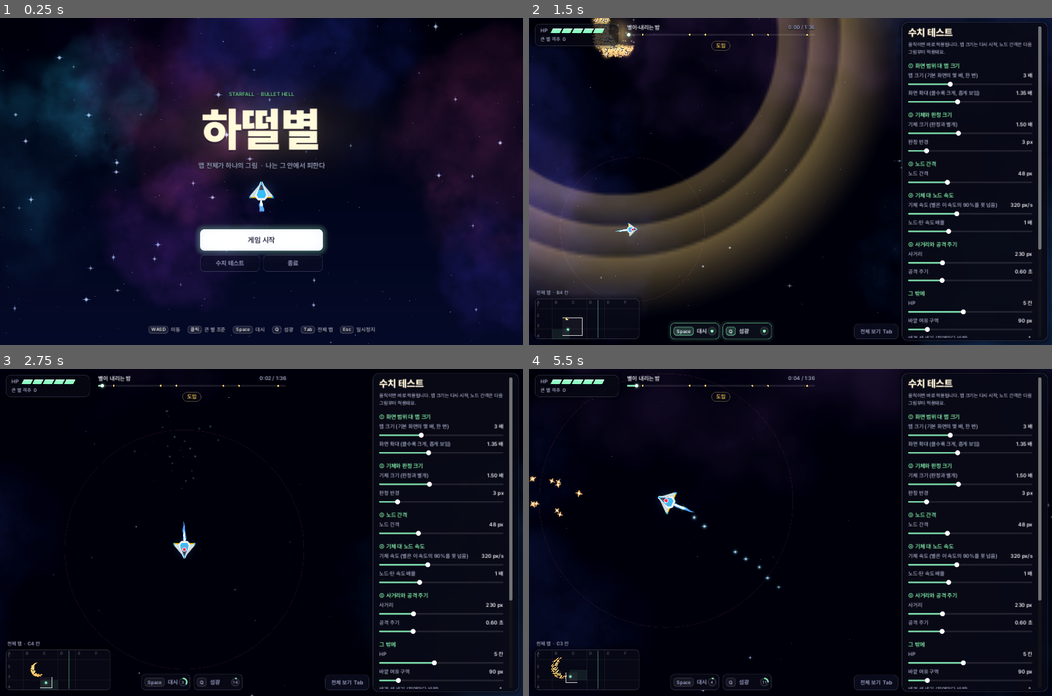
Above: before the commit, frames 1-4 (two rows, left to right).
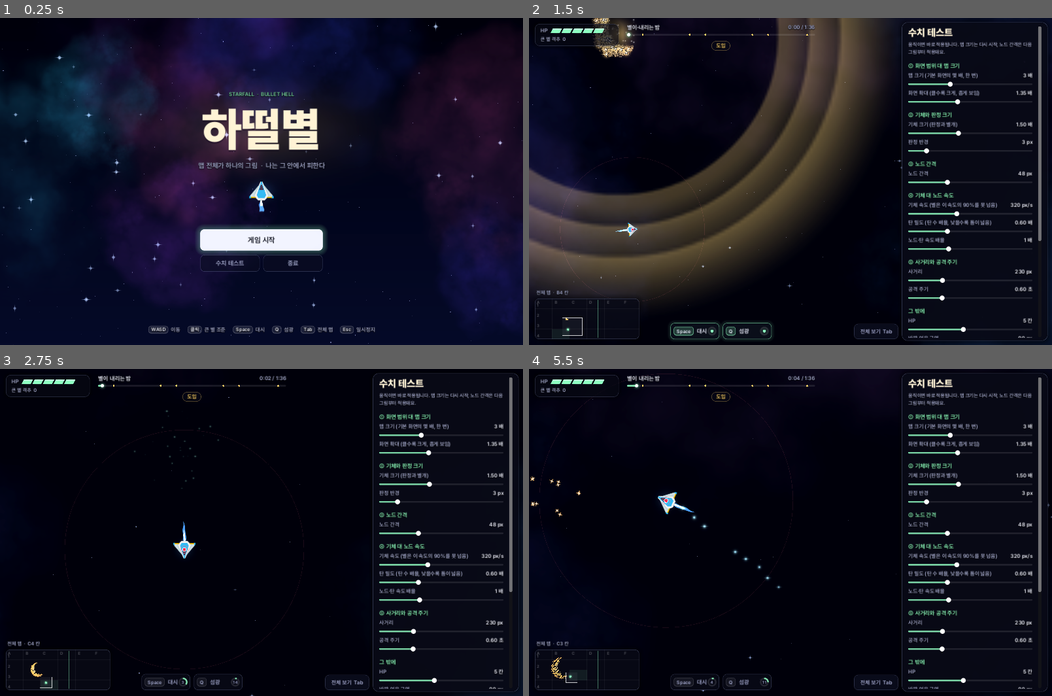
Above: after the commit, the same moments.

Repository: kokotu0/hanulbyul
Game: Godot game, scene res://scenes/menu.tscn
The game is run twice, just before and just after one commit, with the same random seed, the same clock (stepped at 60 frames per second) and the same inputs. Sound files missing from this copy of the repository are replaced by a short silence.
Inputs (mouse positions are in pixels of both pictures, inside the frame that each line leads up to):
- Up to frame 1 (0.25 s): no input
- Up to frame 2 (1.5 s): click "수치 테스트" at 0.5 s; tap Enter at 1.25 s; move the mouse to (905, 165) at 1.27 s; hold D from 1.28 s (still down); tap Tab at 1.35 s; click (905, 165) at 1.42 s
- Up to frame 3 (2.75 s): tap Space at 1.52, 2.27 s; move the mouse to (156, 548) at 2.02 s; release D at 2.03 s; hold S from 2.03 s (still down); tap Q at 2.1 s
- Up to frame 4 (5.5 s): move the mouse to (842, 460) at 2.77 s; release S at 2.78 s; hold D 2.78-3.53 s; tap Tab at 2.85, 4.35 s; move the mouse to (764, 597) at 3.52 s; hold W 3.53-4.28 s; tap Q at 3.6, 5.1 s; click (764, 597) at 3.67 s; tap Space at 3.77, 4.52, 5.27 s; move the mouse to (947, 581) at 4.27 s; hold A from 4.28 s (still down); move the mouse to (633, 483) at 5.02 s

The runs differ from the first frame. In frame 2, 2.1% of the frame differs, in the area x 0-98%, y 0-98%; in frame 3, 1.4%; in frame 4, 1.5%.

Commit message:
탄 간격 넓히기, 화면 덜 요란하게
- 탄 밀도 슬라이더(기본 0.6): 나선·고리·발톱·스냅 탄 수 줄임, 빔 탄 줄임, 탄 판정 4.0
- 탄 꼬리 제거, 빛 번짐과 그림 별 밝기 낮춤, 장면 배경 채도 낮춤, 탄 색 부드럽게

Co-Authored-By: Claude Opus 5.5 <noreply@anthropic.com>
Claude-Session: https://claude.ai/code/session_018YyqSgd4yrVoHE6XEXiyUC

Diff:
--- a/scripts/game.gd
+++ b/scripts/game.gd
@@ -17,7 +17,7 @@
 const BULLET_CORE := 3.0
 const BIG_CORE := 8.0
 ## 날아오는 탄의 판정 반지름. 보이는 몸통 크기와 같다.
-const SHOT_CORE := 4.5
+const SHOT_CORE := 4.0
 const BIG_HP := 2
 const CASCADE_RADIUS := 170.0
 const WARN := 1.2
@@ -26,9 +26,9 @@
 const DRONE_ACCEL := 1500.0
 const MAX_BULLETS := 6000
 ## 날아오는 탄 색. 그림 별 팔레트(금, 살구, 장미, 라벤더, 얼음, 민트, 흰색)와 겹치지 않게 고른다.
-const C_SHOT := Color("ff6b4a")
-const C_WALL := Color("d4ff4f")
-const C_SKILL := Color("ff3f9e")
+const C_SHOT := Color("ff8a5c")
+const C_WALL := Color("c9f26b")
+const C_SKILL := Color("ff5c93")
 const REVIVE_RADIUS := 60.0
 const SHIP_ACCEL := 2600.0
 const SHIP_DECEL := 3200.0
@@ -634,7 +634,7 @@
 			if b.form == f:
 				b.vel += (b.pos - c).normalized() * float(ev.power) * randf_range(0.7, 1.3) * ns
 				b.rush = 1.0
-	var cnt: int = ev.get("ring", 0)
+	var cnt: int = int(ev.get("ring", 0) * Tune.f("density"))
 	for k in ev.get("waves", 1):
 		var a0 := randf() * TAU
 		for i in cnt:
@@ -957,10 +957,12 @@
 		if e.form and e.form.alive:
 			e.center = e.form.center
 		var sp: float = ev.speed * ns
+		var dn := Tune.f("density")
 		match ev.kind:
 			"spiral", "flower":
-				while e.acc > ev.rate:
-					e.acc -= ev.rate
+				var srate: float = ev.rate / maxf(dn, 0.1)
+				while e.acc > srate:
+					e.acc -= srate
 					var arms: int = ev.arms
 					for a in arms:
 						var spin: float = e.t * (1.1 if ev.kind == "spiral" else 0.0) + (sin(e.t * 2.0) * 0.8 if ev.kind == "flower" else 0.0)
@@ -968,11 +970,11 @@
 						_shot(e.center, Vector2.from_angle(an) * sp, C_SHOT)
 			"beams":
 				# 예고선을 따라 굵은 빛줄기
-				while e.acc > 0.05:
-					e.acc -= 0.05
+				while e.acc > 0.09:
+					e.acc -= 0.09
 					for d in ev.dirs:
 						var dir := Vector2.from_angle(d)
-						for side in [-1, 0, 1]:
+						for side in [-1, 1]:
 							_shot(e.center + dir * 60.0 + dir.orthogonal() * side * 14.0, dir * ev.speed * ns, C_SKILL)
 				if e.t > 1.2:
 					e.ev.kind = "done"
@@ -981,8 +983,9 @@
 				var hits: int = e.ev.get("hit", 0)
 				if hits < ev.dirs.size() and e.t >= hits * 0.35:
 					var d: float = ev.dirs[hits]
-					for i in 26:
-						var an := d + (float(i) / 25.0 - 0.5) * 2.1
+					var nclaw := maxi(6, int(26 * dn))
+					for i in nclaw:
+						var an := d + (float(i) / (nclaw - 1) - 0.5) * 2.1
 						_shot(e.center + Vector2.from_angle(an) * 90.0, Vector2.from_angle(an) * ev.speed * ns * (0.85 + 0.15 * sin(i * 0.7)), C_SKILL)
 					e.ev.hit = hits + 1
 			"rings_burst":
@@ -993,8 +996,9 @@
 					var w: int = e.ev.get("hit", 0)
 					if w < ev.dirs.size() and e.t >= w * 0.45:
 						var gap: float = ev.dirs[w]
-						for i in 96:
-							var an := float(i) / 96.0 * TAU
+						var nr := maxi(12, int(96 * dn))
+						for i in nr:
+							var an := float(i) / nr * TAU
 							if absf(wrapf(an - gap, -PI, PI)) < 0.3:
 								continue
 							_shot(e.center, Vector2.from_angle(an) * 170.0 * ns, C_SHOT)
@@ -1003,7 +1007,7 @@
 				while e.acc > ev.rate:
 					e.acc -= ev.rate
 					var gap := randf() * TAU
-					var cnt: int = ev.count
+					var cnt: int = maxi(12, int(ev.count * dn))
 					for i in cnt:
 						var an := float(i) / cnt * TAU
 						if absf(wrapf(an - gap, -PI, PI)) < 0.28:
@@ -1561,13 +1565,13 @@
 		if not vr.has_point(b.pos):
 			continue
 		var free: bool = b.form == null
-		var r := 26.0 if b.big else maxf(b.core * 4.2 if free else 9.0, 3.5 / k)
+		var r := 22.0 if b.big else maxf(b.core * 3.0 if free else 7.0, 3.5 / k)
 		var gc: Color = b.col
 		if free:
-			gc.a = 0.5
+			gc.a = 0.28
 		elif not b.big:
 			# 그림 별은 은은하게, 막 태어난 별은 더 흐리게
-			gc.a = 0.38 * (0.35 if t < b.safe_until else 1.0)
+			gc.a = 0.18 * (0.35 if t < b.safe_until else 1.0)
 		c.draw_texture_rect(glow_tex, Rect2(b.pos - Vector2(r, r), Vector2(r, r) * 2.0), false, gc)
 		if b.big:
 			# 큰 별: 천천히 도는 십자 섬광
@@ -1575,8 +1579,8 @@
 			c.draw_set_transform(b.pos, t * 0.8 + b.ph, Vector2.ONE)
 			c.draw_texture_rect(UI.TEX_BURST, Rect2(-br, -br, br * 2.0, br * 2.0), false, Color(b.col.lerp(Color.WHITE, 0.4), 0.85))
 			c.draw_set_transform(Vector2.ZERO)
-		elif free:
-			# 날아오는 탄: 진행 방향 반대로 빛 꼬리
+		elif free and false:
+			# (꼬리는 화면이 지저분해져서 끔)
 			var sp: float = b.vel.length()
 			if sp > 1.0:
 				var L: float = clampf(sp * 0.09, 6.0, 60.0) + b.core * 2.0
@@ -1728,8 +1732,8 @@
 			continue
 		if b.form != null:
 			# 그림 별: 팔레트 색 반짝이 (작은 판정, 은은하게)
-			var a := 0.85 * (0.4 if t < b.safe_until else 1.0)
-			var sr: float = b.core * 2.1
+			var a := 0.6 * (0.4 if t < b.safe_until else 1.0)
+			var sr: float = b.core * 1.6
 			c.draw_set_transform(b.pos, spin * 0.5 + b.ph, Vector2(sr, sr))
 			c.draw_colored_polygon(_spark, Color(b.col, a))
 			c.draw_set_transform(Vector2.ZERO)
--- a/scripts/track1.gd
+++ b/scripts/track1.gd
@@ -42,11 +42,11 @@
 ## bg: 장면마다 바뀌는 배경색 (테스트 화면의 "배경 색 세기"로 조절, 0이면 늘 검은색)
 const SECTIONS := [
 	{"t": 0.0, "name": "도입", "bg": Color("05060f")},
-	{"t": 8.0, "name": "집결", "bg": Color("0a1030")},
-	{"t": 32.0, "name": "괴수의 그림자", "bg": Color("0c0614")},
-	{"t": 40.0, "name": "결전", "bg": Color("1c0a2c")},
-	{"t": 64.0, "name": "폭풍 전야", "bg": Color("061c26")},
-	{"t": 72.0, "name": "피날레", "bg": Color("260c1c")},
+	{"t": 8.0, "name": "집결", "bg": Color("080c1e")},
+	{"t": 32.0, "name": "괴수의 그림자", "bg": Color("0a0810")},
+	{"t": 40.0, "name": "결전", "bg": Color("110a1c")},
+	{"t": 64.0, "name": "폭풍 전야", "bg": Color("06121a")},
+	{"t": 72.0, "name": "피날레", "bg": Color("160a14")},
 	{"t": 92.0, "name": "끝맺음", "bg": Color("05060f")},
 ]
 
--- a/scripts/tune.gd
+++ b/scripts/tune.gd
@@ -15,12 +15,13 @@
 	"hit_radius": [3.0, 1.0, 16.0, 0.5, "판정 반경", "px", 2],
 	"node_spacing": [48.0, 16.0, 120.0, 2.0, "노드 간격", "px", 3],
 	"ship_speed": [320.0, 80.0, 700.0, 10.0, "기체 속도 (별은 이 속도의 90%를 못 넘음)", "px/s", 4],
+	"density": [0.6, 0.2, 1.5, 0.05, "탄 밀도 (탄 수 배율, 낮을수록 틈이 넓음)", "배", 4],
 	"node_speed": [1.0, 0.3, 2.5, 0.05, "노드·탄 속도 배율", "배", 4],
 	"attack_range": [230.0, 60.0, 700.0, 10.0, "사거리", "px", 5],
 	"attack_cd": [0.6, 0.1, 2.0, 0.05, "공격 주기", "초", 5],
 	"max_hp": [5.0, 1.0, 10.0, 1.0, "HP", "칸", 6],
 	"margin": [90.0, 40.0, 400.0, 10.0, "바깥 여유 구역", "px", 6],
-	"bg_tint": [1.0, 0.0, 1.0, 0.05, "배경 색 세기 (장면마다 바뀜)", "", 6],
+	"bg_tint": [0.55, 0.0, 1.0, 0.05, "배경 색 세기 (장면마다 바뀜)", "", 6],
 }
 const GROUPS := {
 	1: "① 화면 범위 대 맵 크기",
--- a/scripts/ui.gd
+++ b/scripts/ui.gd
@@ -38,10 +38,10 @@
 	e.background_canvas_max_layer = 0
 	e.glow_enabled = true
 	e.glow_normalized = false
-	e.glow_intensity = 0.9
+	e.glow_intensity = 0.55
 	e.glow_strength = 1.0
 	e.glow_bloom = 0.0
-	e.glow_hdr_threshold = 0.55
+	e.glow_hdr_threshold = 0.8
 	e.glow_hdr_scale = 2.0
 	e.glow_blend_mode = Environment.GLOW_BLEND_MODE_SCREEN
 	for i in 7:
